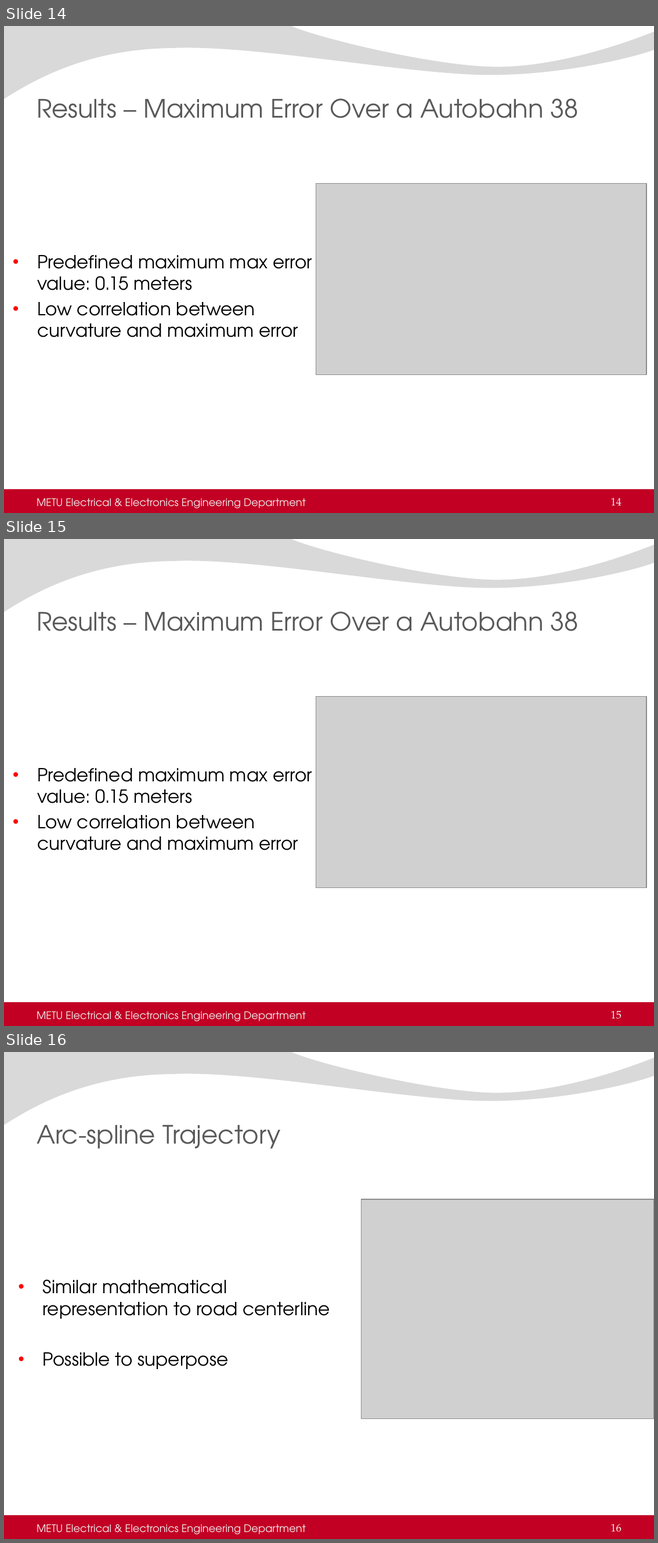
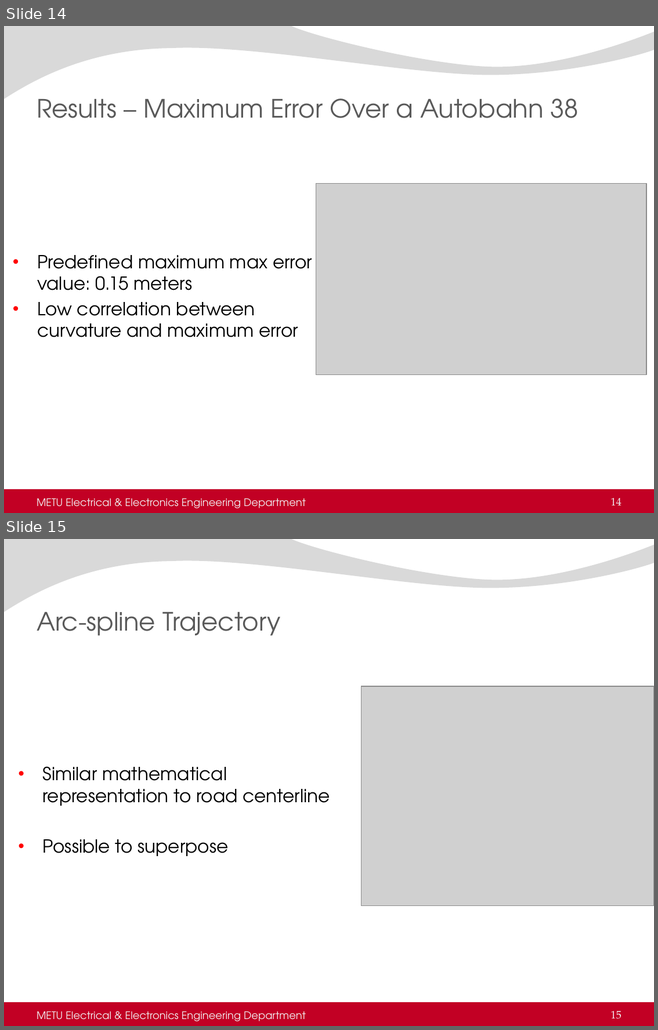
Before and after one commit to AtakanQ/thesis, a slide deck: thesisDefense.pptx. Shown one above the other, each under a label of ours: slides 14, 15 and 16 before the commit, slides 14 and 15 after it. The pictures are 658x1543 and 658x1030 pixels, drawn with LibreOffice and Linux fonts; fonts in the diff are those of the drawing; grey boxes stand for pictures; background and template pictures are left out. Boxes give left, top, right and bottom in pixels: in the first picture for what was removed or moved away, otherwise in the second. Text is boxed around its words. In the diff, an @@ line names an element or a change of style, - is before the commit and + after.

```diff
--- a/thesisDefense.pptx
+++ b/thesisDefense.pptx
@@ slide 15 removed at [4,539,654,1026], background picture (left out); not listed: 2 template elements that a slide beside it also shows @@
@@ title removed at [36,611,578,631] @@
-Results – Maximum Error Over a Autobahn 38
@@ picture removed at [316,696,646,887] @@
@@ text removed at [37,768,312,850] @@
-• Predefined maximum max error value: 0.15 meters
-• Low correlation between curvature and maximum error
@@ text removed at [36,1011,306,1022] @@
-METU Electrical & Electronics Engineering Department
@@ page number removed at [610,1011,621,1019] @@
-15
@@ what was slide 16 is now slide 15 @@
@@ page number at [610,1011,621,1019]: text changed @@
-16
+15
```
Also in this commit, not shown: 1 slide added.
